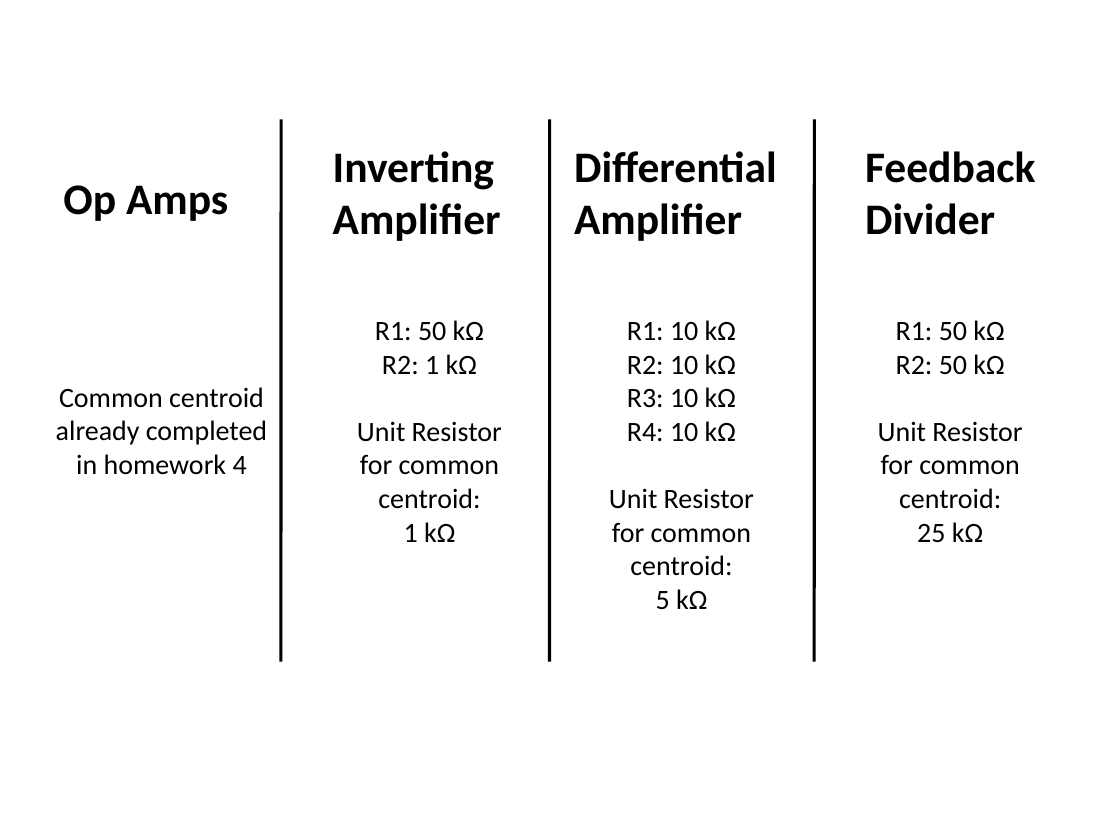
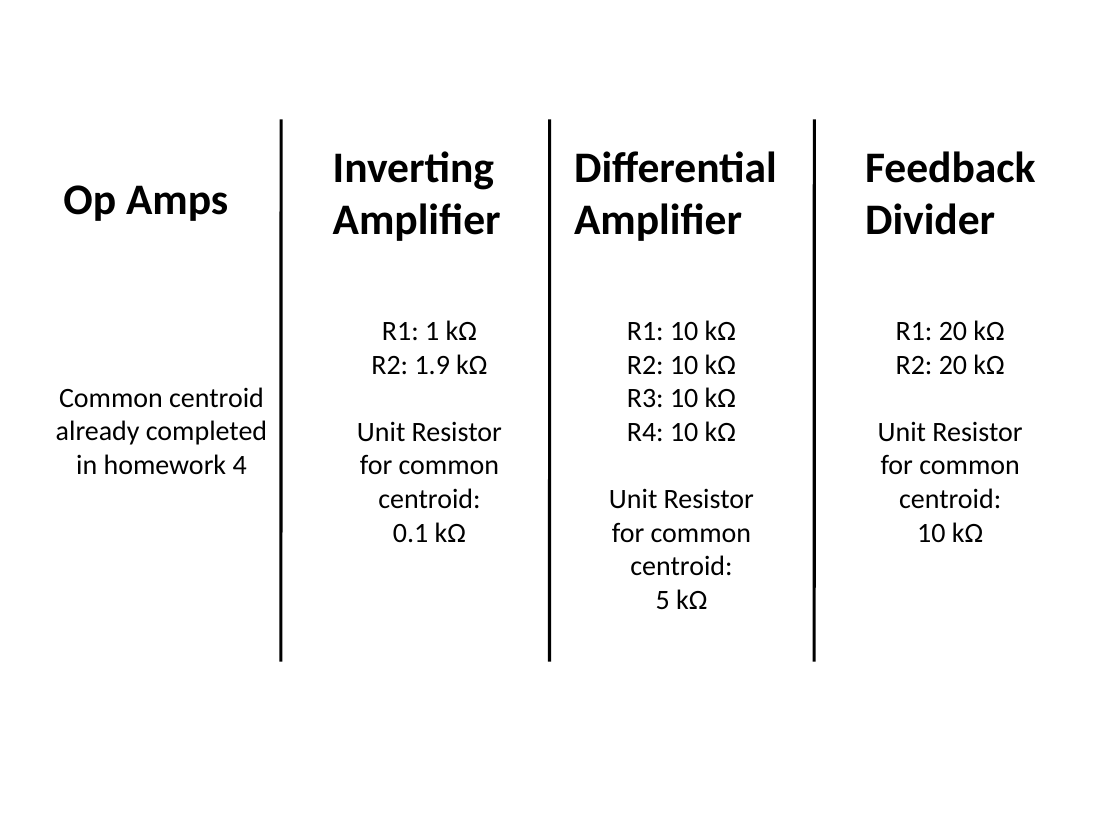
Before and after one commit to ominux/ece532, a slide deck: slide 7 of project/latex/media/media.pptx. Drawn at 1120x840 pixels with LibreOffice and Linux fonts; fonts in the diff are those of the drawing; background and template pictures are left out. Boxes give left, top, right and bottom in pixels: in the first picture for what was removed or moved away, otherwise in the second. Text is boxed around its words. In the diff, an @@ line names an element or a change of style, - is before the commit and + after.

```diff
--- a/project/latex/media/media.pptx
+++ b/project/latex/media/media.pptx
@@ text at box(371, 320, 487, 374): text changed @@
-R1: 50 kΩ
-R2: 1 kΩ
+R1: 1 kΩ
+R2: 1.9 kΩ
@@ text at box(896, 320, 1004, 375): text changed @@
-R1: 50 kΩ
-R2: 50 kΩ
+R1: 20 kΩ
+R2: 20 kΩ
@@ text at box(393, 522, 466, 543): text changed @@
-1 kΩ
+0.1 kΩ
@@ text at box(917, 522, 983, 542): text changed @@
-25 kΩ
+10 kΩ
```
Also in this commit, not shown: 3 other slides changed, 2 slides added, 2 slides removed, 21 other files.
